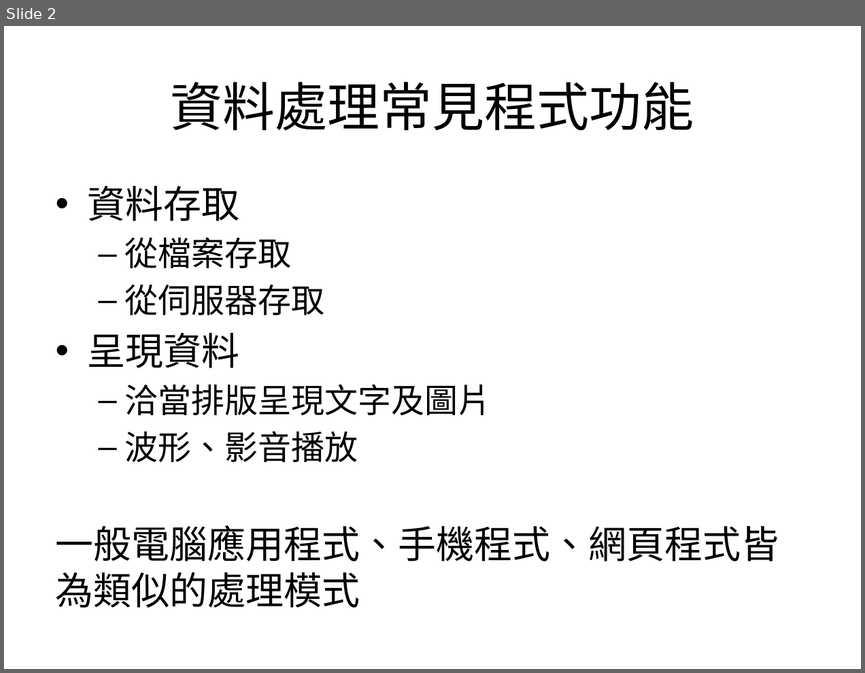
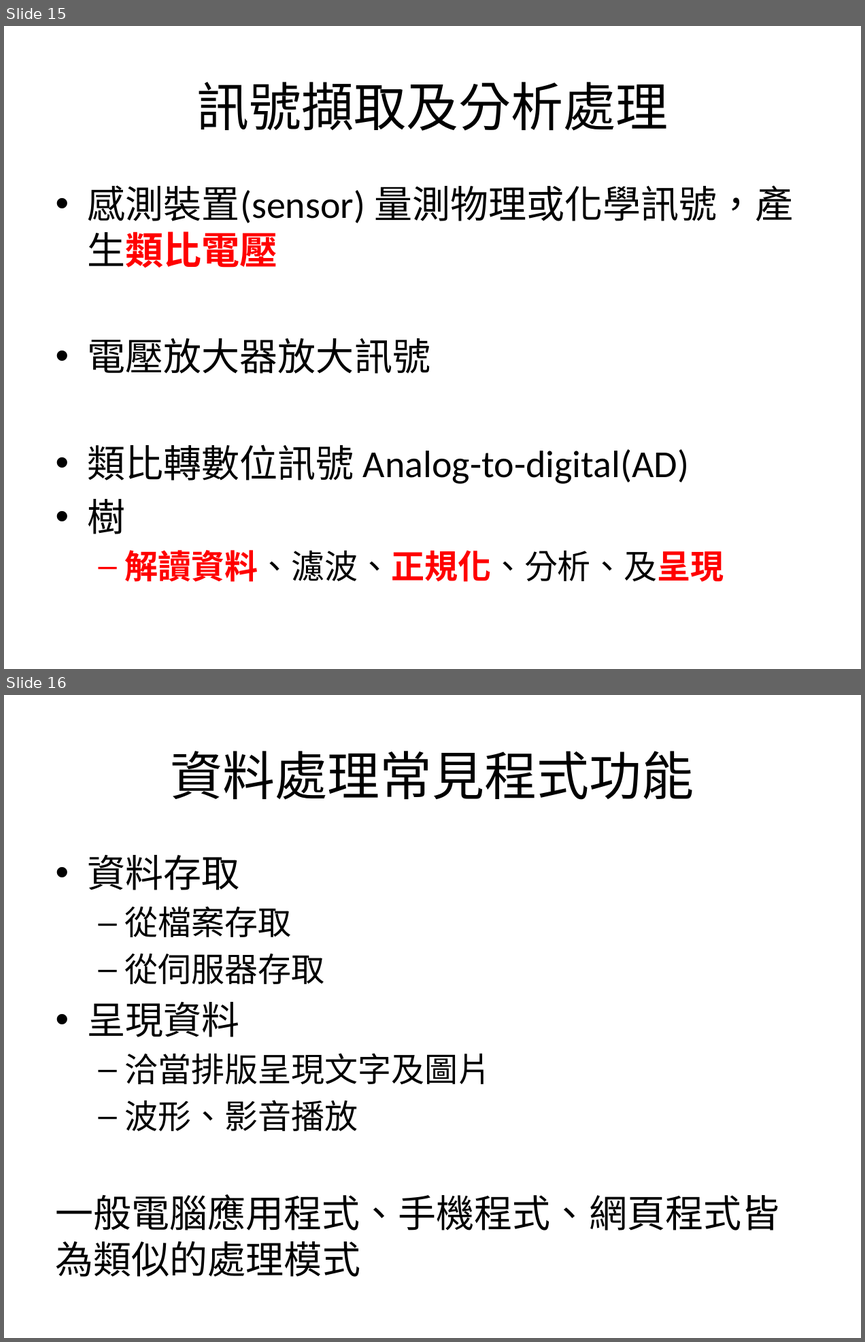
Before and after one commit to mos2718/MICexp, a slide deck: basicDataProcess/S3_DataIO_Process.pptx. Shown one above the other, each under a label of ours: slide 2 before the commit, slides 15 and 16 after it. The pictures are 865x673 and 865x1342 pixels, drawn with LibreOffice and Linux fonts; fonts in the diff are those of the drawing. Boxes give left, top, right and bottom in pixels: in the first picture for what was removed or moved away, otherwise in the second. Text is boxed around its words. In the diff, an @@ line names an element or a change of style, - is before the commit and + after.

```diff
--- a/basicDataProcess/S3_DataIO_Process.pptx
+++ b/basicDataProcess/S3_DataIO_Process.pptx
@@ slide 15 added at [4, 26, 861, 669], background #FFFFFF @@
@@ title added at [196, 82, 668, 131], 44 pt, text #000000 @@
+訊號擷取及分析處理
@@ text added at [88, 185, 793, 582], 32 pt, text #000000 @@
+• 感測裝置(sensor) 量測物理或化學訊號，產生類比電壓
+• 電壓放大器放大訊號
+• 類比轉數位訊號 Analog-to-digital(AD)
+• 樹
+  – 解讀資料、濾波、正規化、分析、及呈現
@@ what was slide 2 is now slide 16 @@
```
Also in this commit, not shown: 1 slide changed, 13 other slides added, 2 other files.
